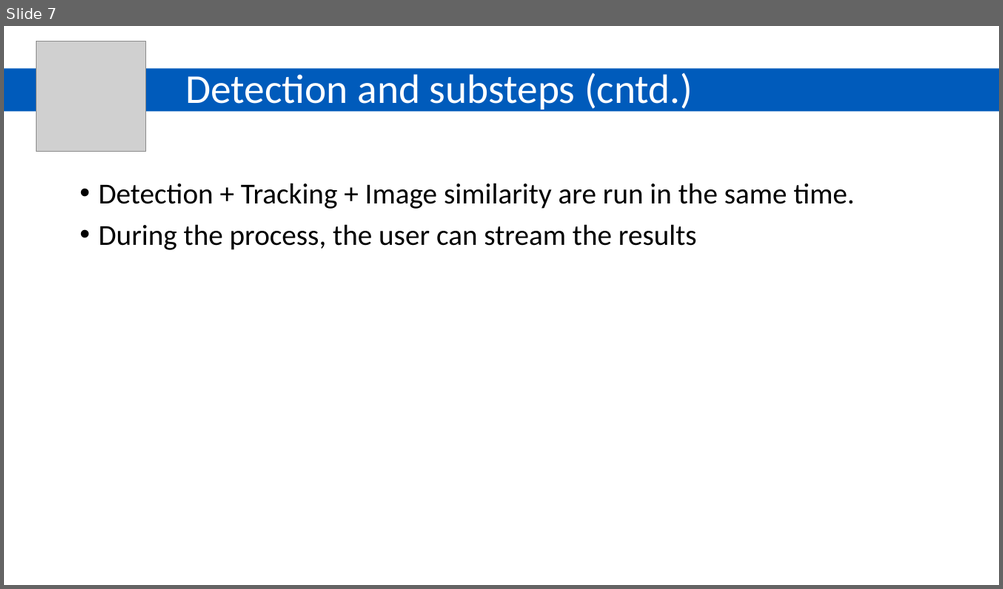
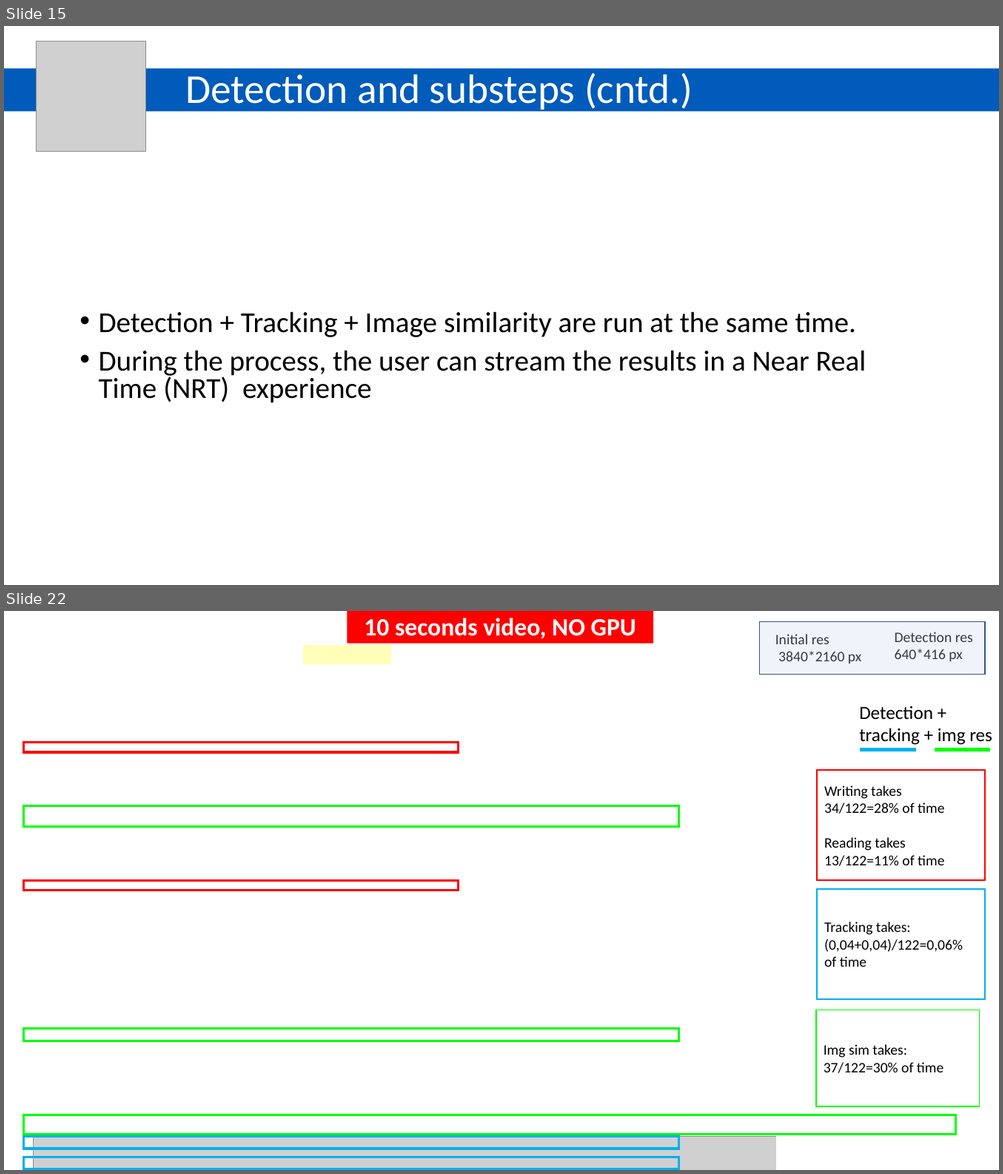
Before and after one commit to GiuliaCiaramella/yolov5, a slide deck: week_11_presentation.pptx. Shown one above the other, each under a label of ours: slide 7 before the commit, slides 15 and 22 after it; the slides between them are not shown. The pictures are 1003x589 and 1003x1174 pixels, drawn with LibreOffice and Linux fonts; fonts in the diff are those of the drawing; grey boxes stand for pictures; background and template pictures are left out. Boxes give left, top, right and bottom in pixels: in the first picture for what was removed or moved away, otherwise in the second. Text is boxed around its words. In the diff, an @@ line names an element or a change of style, - is before the commit and + after.

```diff
--- a/week_11_presentation.pptx
+++ b/week_11_presentation.pptx
@@ slide 22 added at [4,611,999,1170], background picture (left out) @@
@@ rectangle added at [347,611,653,643], fill #FF0000, 24 pt, text #FFFFFF, bold @@
+10 seconds video, NO GPU
@@ rectangle added at [759,621,984,675], fill #CAD7EE at 27% opacity, outline #325491 1 pt @@
@@ text added at [894,632,973,661], 14 pt, text #000000 @@
+Detection res
+640*416 px
@@ rectangle added at [303,645,391,665], fill #FFFF00 at 28% opacity @@
@@ text added at [775,634,861,664], 14 pt, text #000000 @@
+Initial res
+3840*2160 px
@@ rectangle added at [851,697,990,759], fill #FFFFFF, outline #FFFFFF 1 pt @@
@@ text added at [859,706,992,745], 18 pt, text #000000 @@
+Detection + tracking + img res
@@ rectangle added at [23,742,458,753], outline #FF0000 2.25 pt @@
@@ line added from (859, 750) to (916, 750), #00B0F0 3 pt @@
@@ line added from (934, 750) to (990, 750), #00FF00 3 pt @@
@@ rectangle added at [817,770,984,880], fill #FFFFFF, outline #FF0000 1 pt, 14 pt, text #000000 @@
+Writing takes 34/122=28% of time
+Reading takes 13/122=11% of time
@@ rectangle added at [23,806,678,827], outline #00FF00 2.25 pt @@
@@ rectangle added at [23,880,458,891], outline #FF0000 2.25 pt @@
@@ rectangle added at [817,889,984,999], fill #FFFFFF, outline #00B0F0 1 pt, 14 pt, text #000000 @@
+Tracking takes: (0,04+0,04)/122=0,06% of time
@@ rectangle added at [816,1010,979,1106], fill #FFFFFF, outline #00FF00 1 pt, 14 pt, text #000000 @@
+Img sim takes: 37/122=30% of time
@@ rectangle added at [23,1029,678,1041], outline #00FF00 2.25 pt @@
@@ rectangle added at [23,1116,956,1135], outline #00FF00 2.25 pt @@
@@ rectangle added at [23,1137,678,1149], outline #00B0F0 2.25 pt @@
@@ picture added at [34,1137,783,1170] @@
@@ rectangle added at [777,1136,947,1170], fill #FFFFFF, outline #FFFFFF 1 pt @@
@@ rectangle added at [23,1157,678,1169], outline #00B0F0 2.25 pt @@
@@ what was slide 7 is now slide 15 @@
@@ slide 15 changed as well @@
@@ text at [99,312,866,403]: text changed @@
-• Detection + Tracking + Image similarity are run in the same time.
-• During the process, the user can stream the results
+• Detection + Tracking + Image similarity are run at the same time.
+• During the process, the user can stream the results in a Near Real Time (NRT) experience
```
Also in this commit, not shown: 8 other slides changed, 18 other slides added.
